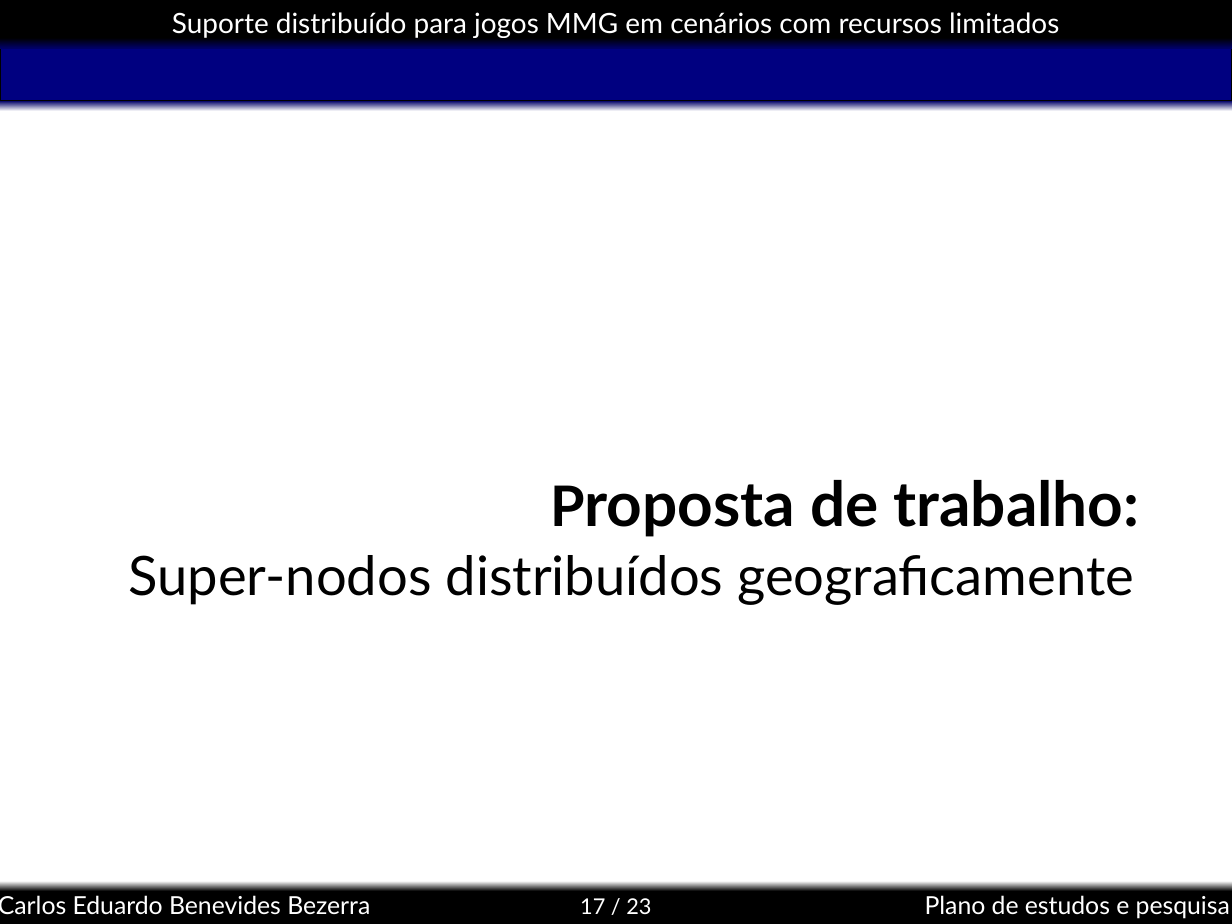
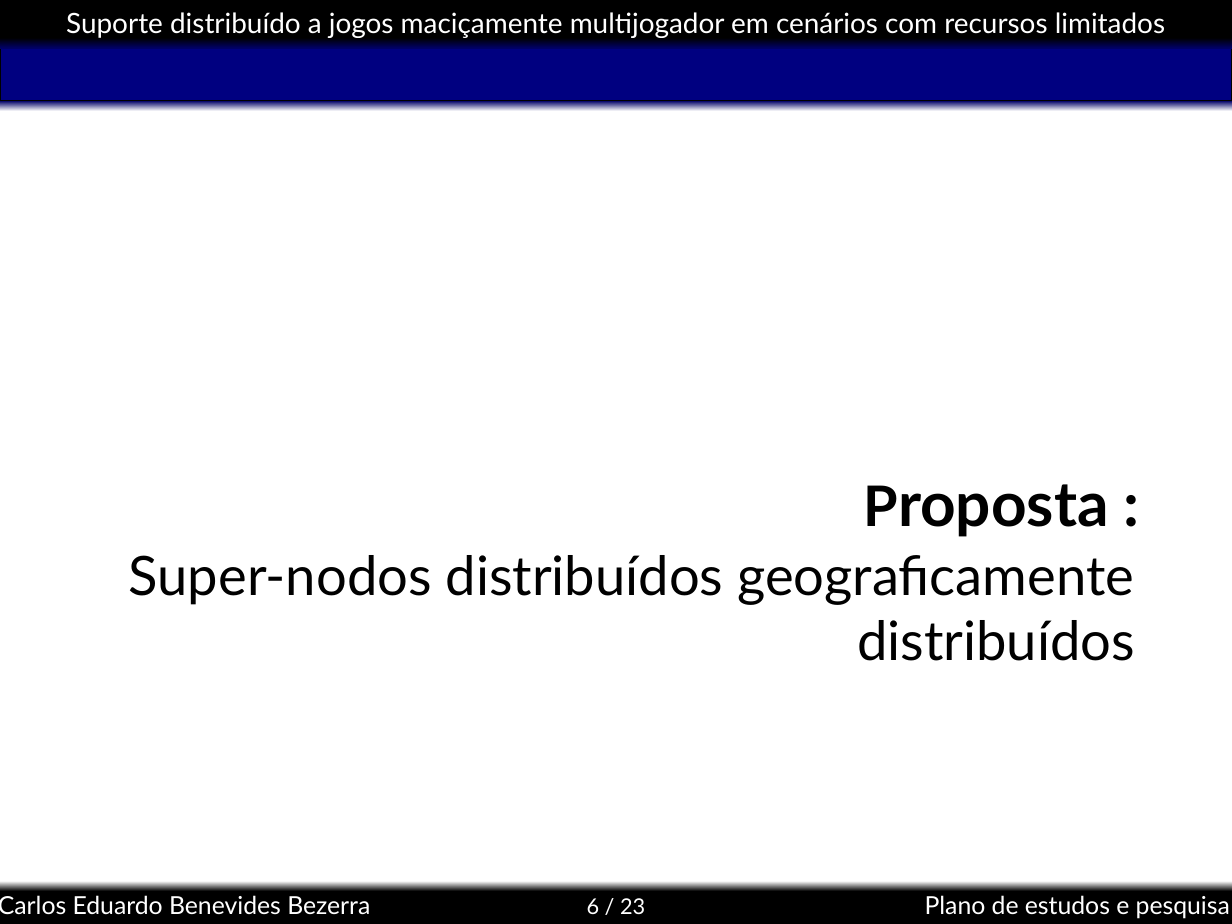
Before and after one commit to kdubezerra/kdubezerra, a slide deck: slide 6 of textos/semac/Semac_Defesa.ppt (slide 17 before the commit). Drawn at 1232x924 pixels with LibreOffice and Linux fonts; fonts in the diff are those of the drawing; background and template pictures are left out. Boxes give left, top, right and bottom in pixels: in the first picture for what was removed or moved away, otherwise in the second. Text is boxed around its words. In the diff, an @@ line names an element or a change of style, - is before the commit and + after.

```diff
--- a/textos/semac/Semac_Defesa.ppt
+++ b/textos/semac/Semac_Defesa.ppt
@@ text in rectangle at (x1=66, y1=12, x2=1165, y2=38): text changed @@
-Suporte distribuído para jogos MMG em cenários com recursos limitados
+Suporte distribuído a jogos maciçamente multijogador em cenários com recursos limitados
@@ title at (x1=810, y1=480, x2=1140, y2=527): text changed @@
-Proposta de trabalho:
+Proposta :
@@ subtitle at (x1=129, y1=555, x2=1135, y2=661): text changed @@
-Super-nodos distribuídos geograficamente
+Super-nodos distribuídos geograficamente distribuídos
@@ page number at (x1=587, y1=898, x2=645, y2=914): text changed @@
-17 / 23
+6 / 23
```
Also in this commit, not shown: 11 other slides changed, 11 slides removed.
